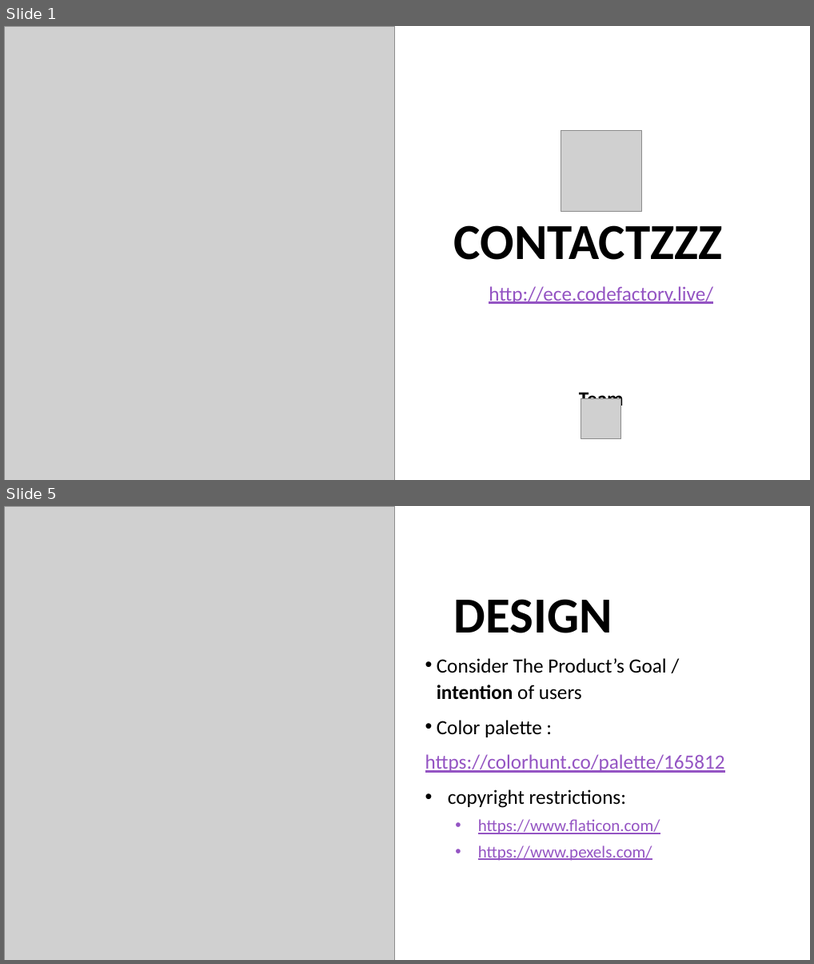
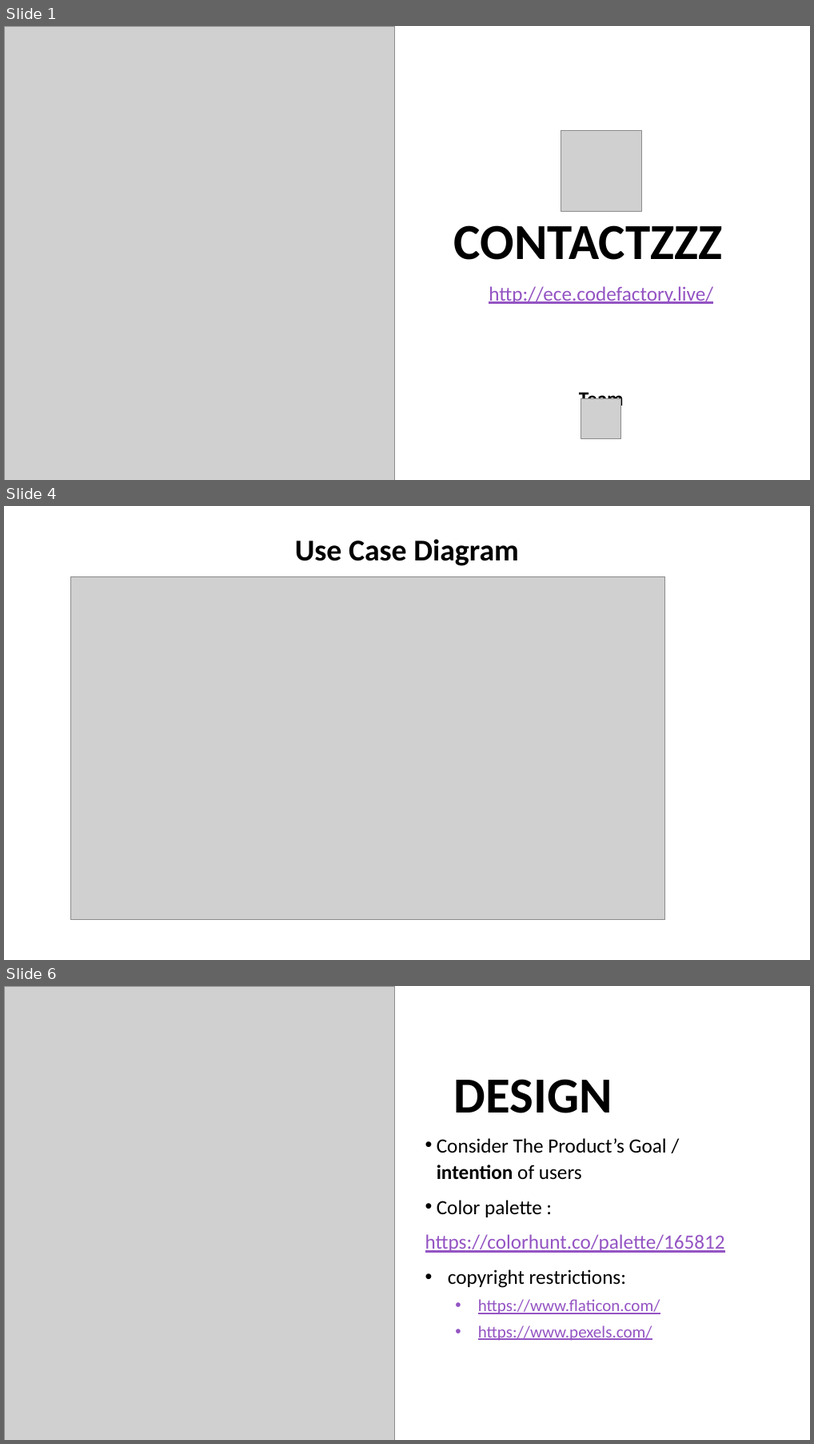
Before and after one commit to CodeFactoryWien/WF-FrontEnd-1, a slide deck: docs/Presentation.pptx. Shown one above the other, each under a label of ours: slides 1 and 5 before the commit, slides 1, 4 and 6 after it; the slides between them are not shown. The pictures are 814x964 and 814x1444 pixels, drawn with LibreOffice and Linux fonts; fonts in the diff are those of the drawing; grey boxes stand for pictures. Boxes give left, top, right and bottom in pixels: in the first picture for what was removed or moved away, otherwise in the second. Text is boxed around its words. In the diff, an @@ line names an element or a change of style, - is before the commit and + after.

```diff
--- a/docs/Presentation.pptx
+++ b/docs/Presentation.pptx
@@ slide 4 added at box(4, 506, 810, 960), background #FFFFFF @@
@@ text added at box(295, 539, 519, 566), 36 pt, text #000000, bold @@
+Use Case Diagram
@@ picture added at box(70, 576, 666, 919) @@
@@ what was slide 5 is now slide 6 @@
```
Also in this commit, not shown: 2 slides changed, 1 other slide added, 1 slide removed.
